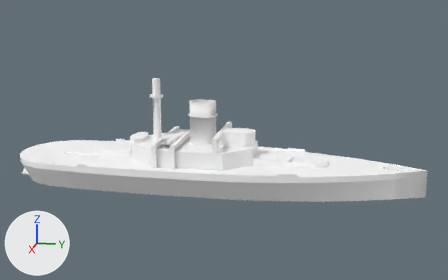
A saved change to the FBX model Assets/World objects/Ships_raw/terran - cruiser puritan.fbx.
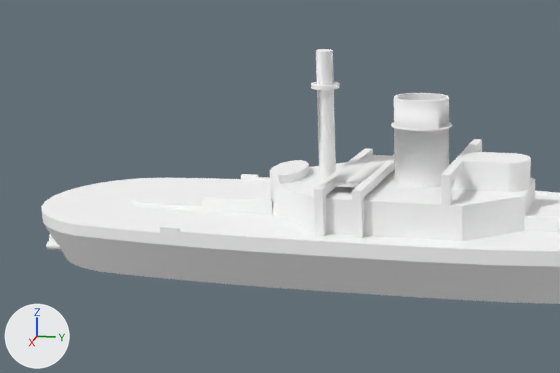
Each version appears first whole from a 50 mm lens placed at (42.4, 9.4, 12.4), pointed at (0.0, 0.9, 1.8), and next in a close-up on the part from 0% to 60% of the width and 20% to 84% of the height. The lights are fixed; the arrows at lower left show +X, +Y and +Z. Vertices at the same position are counted once.

The first close-up shows 'instance_19', 'instance_19.003', 'instance_19.004'.
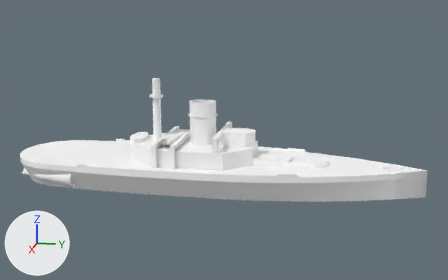
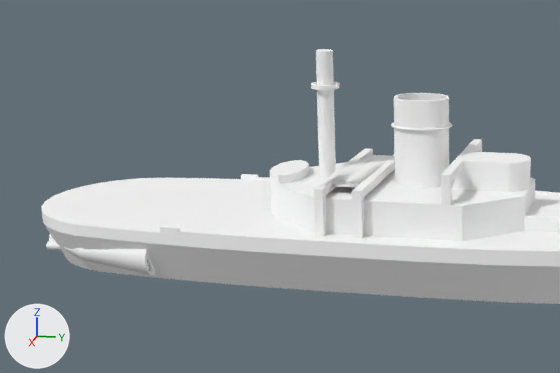
Location of each change, (x1, y1, x2, y2) in pixels of the close-ups (560 x 373 px):
part 1 of me_id340, added: after (64, 247, 155, 275)
part 2 of me_id340, built on: before (316, 50, 451, 130); after (391, 93, 452, 159)

What the commit changed:
me_id340 is used by ob_instance_19; location (0.0, 0.0, 0.0).
me_id340 had 1229 vertices, 2080 faces and spanned x -4.0..4.0, y -14.6..15.0, z -1.5..6.1.
me_id340 now has 1486 vertices, 2244 faces and spans x -4.0..4.0, y -14.6..15.0, z -1.5..6.1.
me_id340 part 1: a new loose piece of 77 vertices spanning x 2.4..3.8, y -12.9..-9.3, z -1.3..-0.3, in mat_material_001 (white #ffffff).
me_id340 part 2: 4 vertices moved within x -0.4..0.5, y -1.3..0.3, z 3.6..4.6; 3 vertices removed from x 0.0, y -4.3..-3.7, z 6.1; 83 vertices added at x -0.8..0.8, y -1.5..0.4, z 3.6..4.6.
